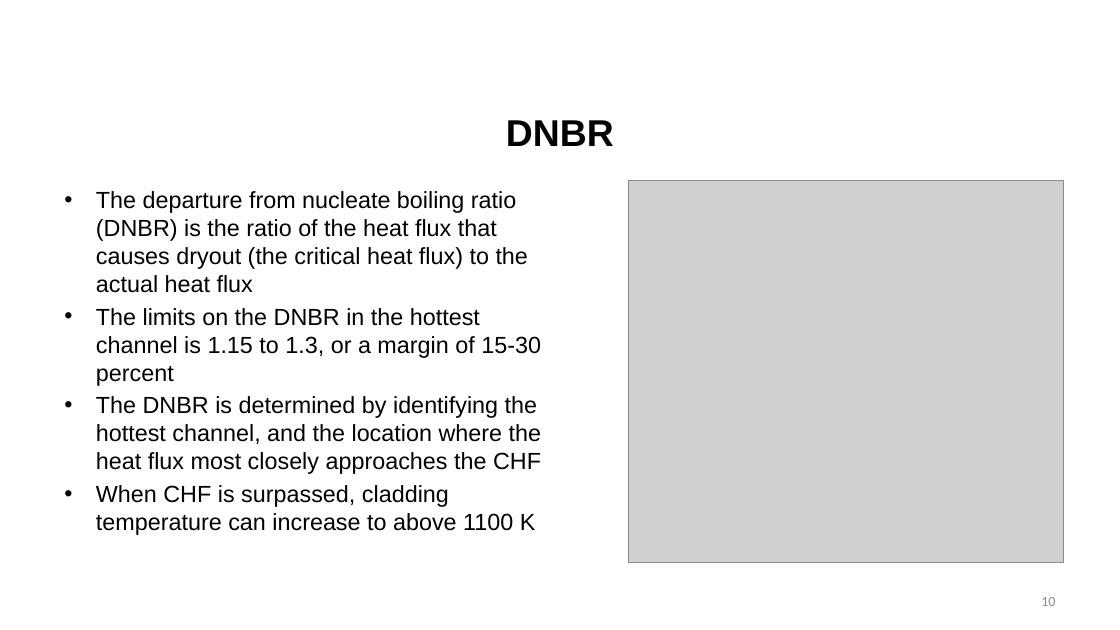
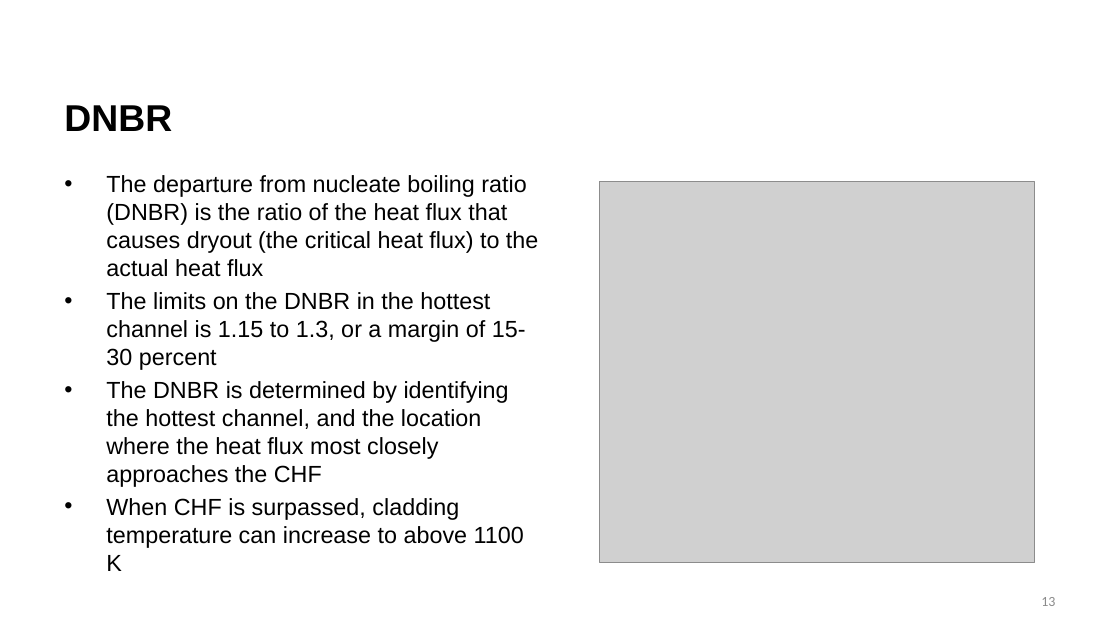
Before and after one commit to benbeeler/TEACHING, a slide deck: slide 13 of Nuclear_Fuel_Performance/NE533_Spring2026/Module1/Lec4_thermal_limits_kth_numerics.pptx (slide 10 before the commit). Drawn at 1120x630 pixels with LibreOffice and Linux fonts; fonts in the diff are those of the drawing; grey boxes stand for pictures; background and template pictures are left out. Boxes give left, top, right and bottom in pixels: in the first picture for what was removed or moved away, otherwise in the second. Text is boxed around its words. In the diff, an @@ line names an element or a change of style, - is before the commit and + after.

```diff
--- a/Nuclear_Fuel_Performance/NE533_Spring2026/Module1/Lec4_thermal_limits_kth_numerics.pptx
+++ b/Nuclear_Fuel_Performance/NE533_Spring2026/Module1/Lec4_thermal_limits_kth_numerics.pptx
@@ title "DNBR": place and size @@
-title "DNBR" at (506, 120, 614, 146)
+title "DNBR" at (64, 105, 172, 131)
@@ title "DNBR" at (64, 105, 172, 131): alignment centre to left @@
@@ text "The departure from nucleate boiling ...": place and size @@
-text "The departure from nucleate boiling ..." at (96, 191, 541, 535)
+text "The departure from nucleate boiling ..." at (106, 175, 538, 571)
@@ text "The departure from nucleate boiling ..." at (106, 175, 538, 571): indent changed @@
@@ picture: place and size @@
-picture at (628, 181, 1065, 563)
+picture at (599, 181, 1034, 562)
@@ page number at (1041, 597, 1055, 606): text changed @@
-10
+13
```
Also in this commit, not shown: 23 other slides changed, 4 slides added, 13 slides removed, 4 other files.
